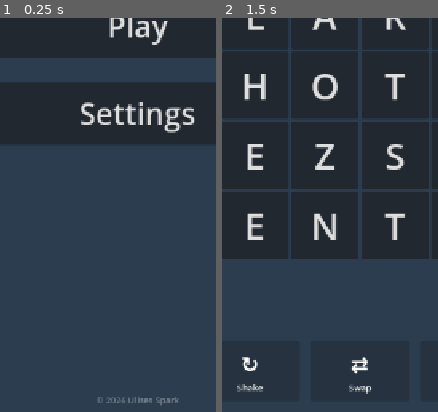
Above: before the commit, frames 1-2 (left to right).
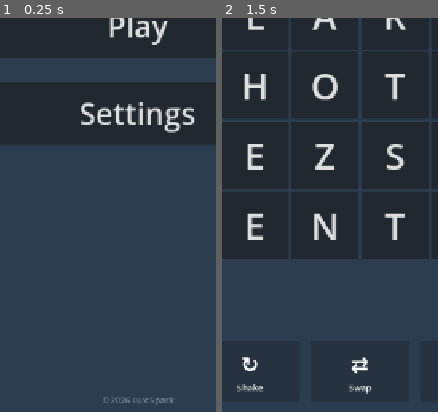
Above: after the commit, the same moments.

Repository: lux-sp4rk/wrdfall
Game: Godot game, scene res://scenes/Home.tscn
Same seed, same stepped clock (60 frames per second), same inputs: the game is played once before the commit and once after it.
Inputs (mouse positions are % of the whole screen's width and height, from its top left):
- Up to frame 1 (0.25 s): no input
- Up to frame 2 (1.5 s): click "Play" at 0.5 s; tap Enter at 1.25 s; move the mouse to (73, 45) at 1.27 s; click (73, 45) at 1.42 s
The pictures show only the part of the screen within x 18-68%, y 50-100%; the shares and areas given below are measured in that part.

The runs differ from the first frame. In frame 1, 0.3% of the frame differs, in the area x 45-83%, y 96-99%; in frame 2, nothing differs.

Commit message:
I will check the recent commit history to ensure the message follows the

Diff:
--- a/godot/scenes/Home.tscn
+++ b/godot/scenes/Home.tscn
@@ -35,7 +35,7 @@
 grow_vertical = 0
 theme_override_colors/font_color = Color(1, 1, 1, 0.4)
 theme_override_font_sizes/font_size = 14
-text = "© 2026 Ulises Spark"
+text = "©2026 Lux Spark"
 horizontal_alignment = 1
 vertical_alignment = 1
 
--- a/godot/scripts/LoomDrop.gd
+++ b/godot/scripts/LoomDrop.gd
@@ -13,8 +13,8 @@
 const COLS: int = 6
 const MIN_WORD_LENGTH: int = 3
 const INITIAL_FILL_ROWS: int = 5
-const SHAKE_COST: int = 3
-const HAMMER_COST: int = 3
+const SHAKE_COST: int = 5
+const HAMMER_COST: int = 8
 const SWAP_COST: int = 3
 
 var grid: Array = []       # 2D [row][col] of String
